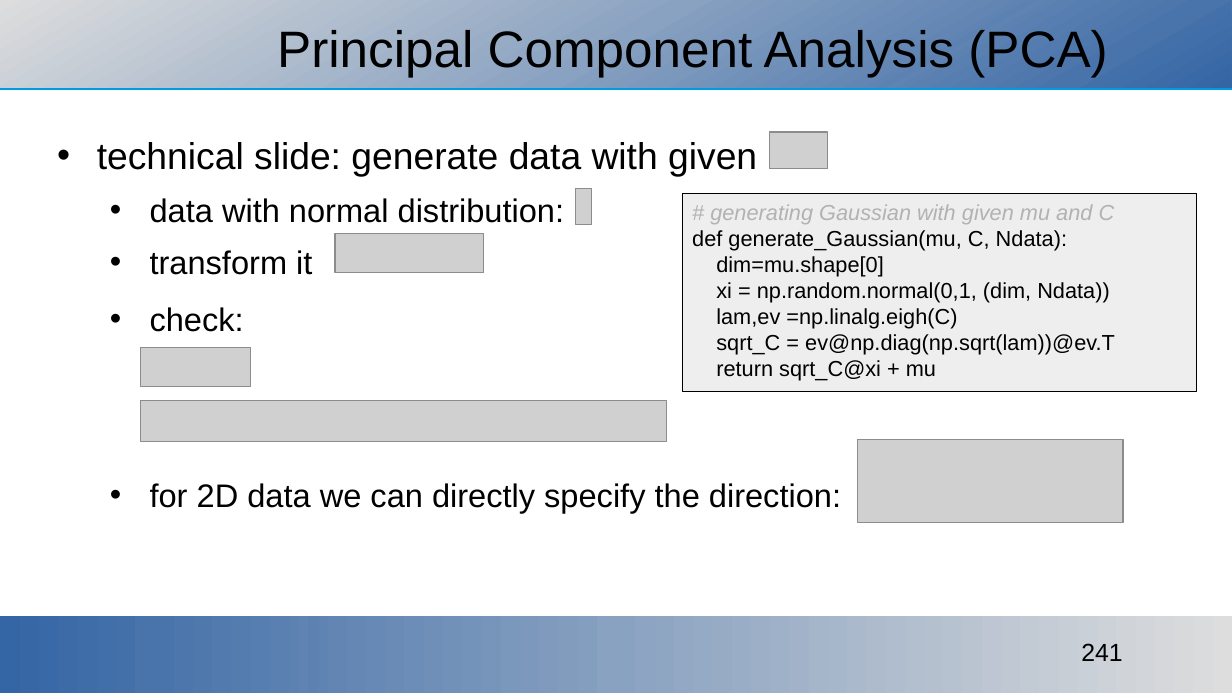
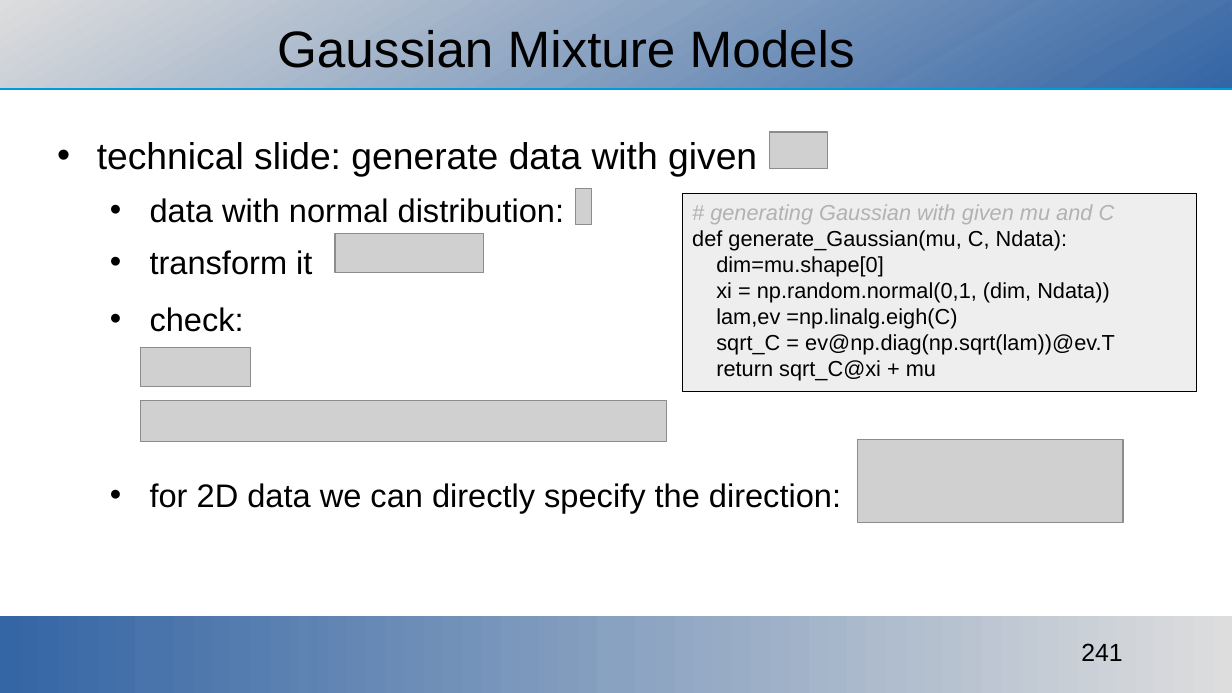
Before and after one commit to ajakovac/ML-in-Practice-I, a slide deck: slide 241 of ML in practice.odp. Drawn at 1232x693 pixels with LibreOffice and Linux fonts; fonts in the diff are those of the drawing; grey boxes stand for pictures; background and template pictures are left out. Boxes give left, top, right and bottom in pixels: in the first picture for what was removed or moved away, otherwise in the second. Text is boxed around its words. In the diff, an @@ line names an element or a change of style, - is before the commit and + after.

```diff
--- a/ML in practice.odp
+++ b/ML in practice.odp
@@ title at bbox=[277, 30, 855, 68]: text changed @@
-Principal Component Analysis (PCA)
+Gaussian Mixture Models
```
Also in this commit, not shown: 6 other slides changed, 1 other file.
